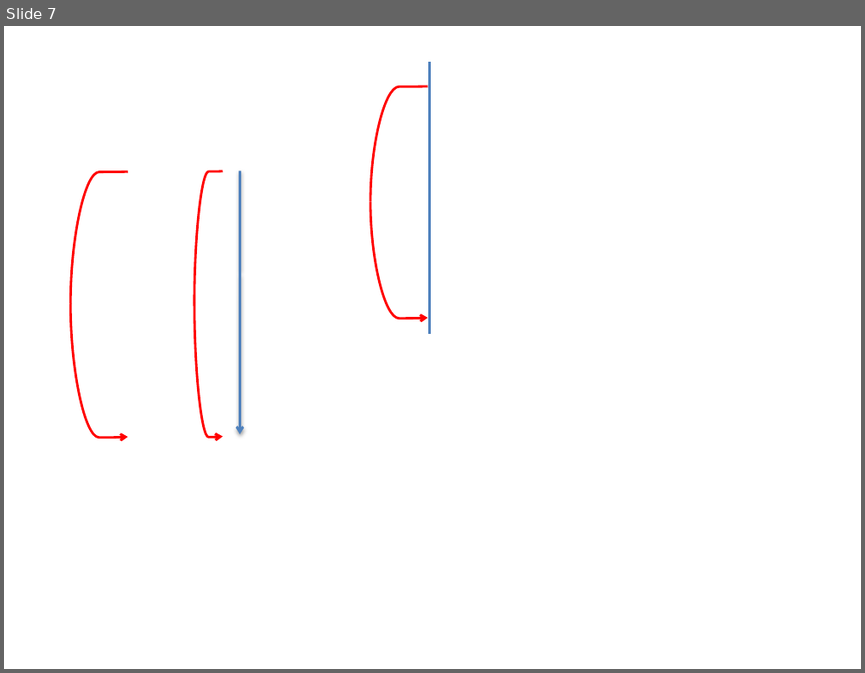
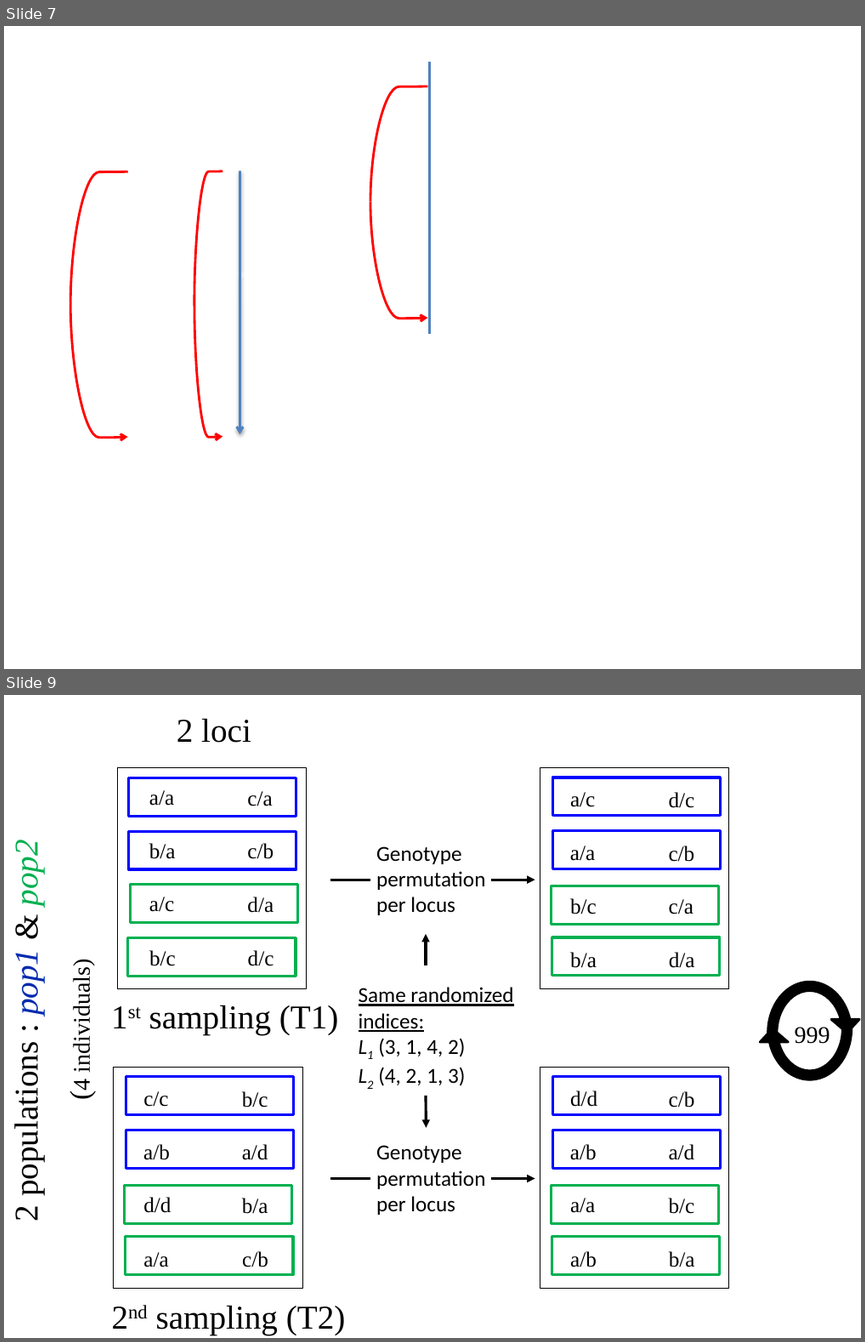
Before and after one commit to julian-wittische/Genetic_TBI_LCBD, a slide deck: Figures for TGI paper [Enregistrement automatique].pptx. Shown one above the other, each under a label of ours: slide 7 before the commit, slides 7 and 9 after it; the slides between them are not shown. The pictures are 865x673 and 865x1342 pixels, drawn with LibreOffice and Linux fonts; fonts in the diff are those of the drawing. Boxes give left, top, right and bottom in pixels: in the first picture for what was removed or moved away, otherwise in the second. Text is boxed around its words. In the diff, an @@ line names an element or a change of style, - is before the commit and + after.

```diff
--- a/Figures for TGI paper [Enregistrement automatique].pptx
+++ b/Figures for TGI paper [Enregistrement automatique].pptx
@@ slide 9 added at <box>4,695,861,1338</box>, background #FFFFFF @@
@@ group added at <box>8,718,861,1334</box>: 41 texts, 20 rectangles, 4 arrows, 2 lines, 2 circular arrows @@
+Genotype permutation per locus
+a/c
+b/c
+a/a
+b/a
+d/c
+c/a
+c/b
+d/a
+2 populations : pop1 & pop2
+2 loci
+1st sampling (T1)
+a/a
+a/c
+b/a
+b/c
+c/a
+d/a
+c/b
+d/c
+(4 individuals)
+c/c
+d/d
+a/b
+a/a
+b/c
+b/a
+a/d
+c/b
+2nd sampling (T2)
+Same randomized indices:
+L1 (3, 1, 4, 2)
+L2 (4, 2, 1, 3)
+Genotype permutation per locus
+d/d
+a/a
+a/b
+a/b
+c/b
+b/c
+a/d
+b/a
+999
```
Also in this commit, not shown: 2 other slides added, 9 other files.
